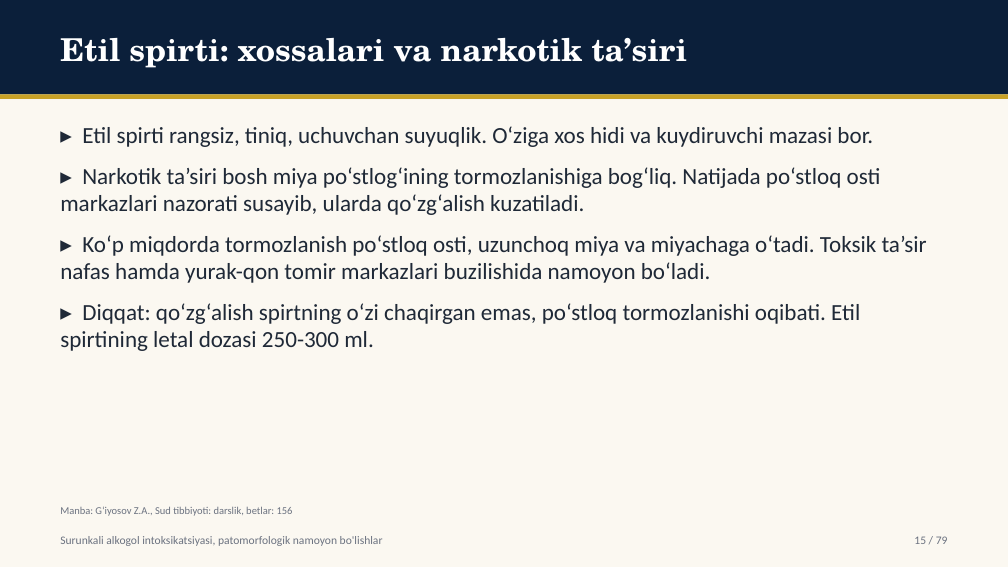
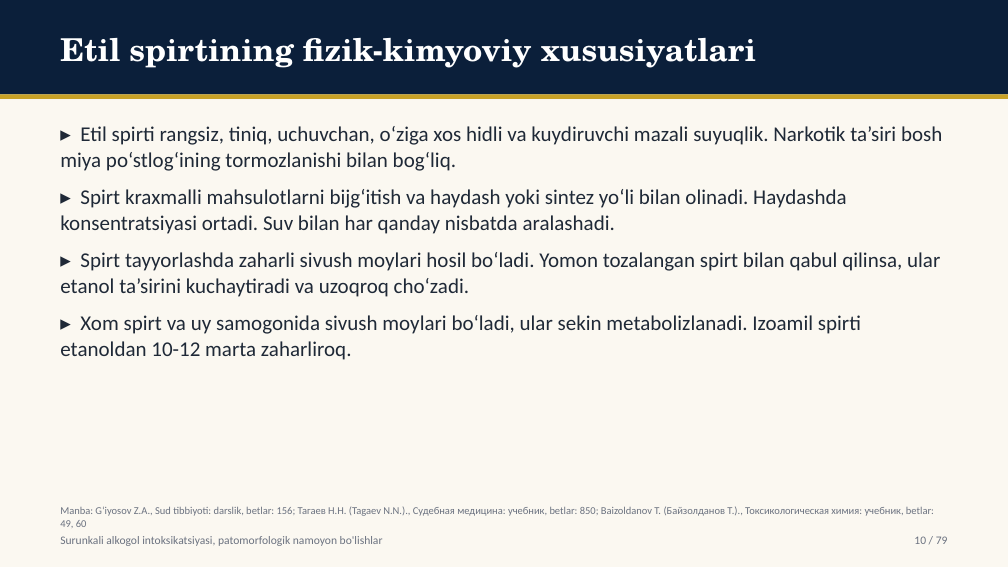
Before and after one commit to davlatsudekspert/forensic-expert, a slide deck: slide 10 of out/ktp26-u-43.pptx (slide 15 before the commit). Drawn at 1008x567 pixels with LibreOffice and Linux fonts; fonts in the diff are those of the drawing. Boxes give left, top, right and bottom in pixels: in the first picture for what was removed or moved away, otherwise in the second. Text is boxed around its words. In the diff, an @@ line names an element or a change of style, - is before the commit and + after.

```diff
--- a/out/ktp26-u-43.pptx
+++ b/out/ktp26-u-43.pptx
@@ text at box(60, 38, 757, 68): text changed @@
-Etil spirti: xossalari va narkotik ta’siri
+Etil spirtining fizik-kimyoviy xususiyatlari
@@ text at box(60, 126, 942, 360): text changed; size 22 to 20 pt @@
-▸ Etil spirti rangsiz, tiniq, uchuvchan suyuqlik. O‘ziga xos hidi va kuydiruvchi mazasi bor.
-▸ Narkotik ta’siri bosh miya po‘stlog‘ining tormozlanishiga bog‘liq. Natijada po‘stloq osti markazlari nazorati susayib, ularda qo‘zg‘alish kuzatiladi.
-▸ Ko‘p miqdorda tormozlanish po‘stloq osti, uzunchoq miya va miyachaga o‘tadi. Toksik ta’sir nafas hamda yurak-qon tomir markazlari buzilishida namoyon bo‘ladi.
-▸ Diqqat: qo‘zg‘alish spirtning o‘zi chaqirgan emas, po‘stloq tormozlanishi oqibati. Etil spirtining letal dozasi 250-300 ml.
+▸ Etil spirti rangsiz, tiniq, uchuvchan, o‘ziga xos hidli va kuydiruvchi mazali suyuqlik. Narkotik ta’siri bosh miya po‘stlog‘ining tormozlanishi bilan bog‘liq.
+▸ Spirt kraxmalli mahsulotlarni bijg‘itish va haydash yoki sintez yo‘li bilan olinadi. Haydashda konsentratsiyasi ortadi. Suv bilan har qanday nisbatda aralashadi.
+▸ Spirt tayyorlashda zaharli sivush moylari hosil bo‘ladi. Yomon tozalangan spirt bilan qabul qilinsa, ular etanol ta’sirini kuchaytiradi va uzoqroq cho‘zadi.
+▸ Xom spirt va uy samogonida sivush moylari bo‘ladi, ular sekin metabolizlanadi. Izoamil spirti etanoldan 10-12 marta zaharliroq.
@@ text at box(60, 506, 934, 528): text changed @@
-Manba: G‘iyosov Z.A., Sud tibbiyoti: darslik, betlar: 156
+Manba: G‘iyosov Z.A., Sud tibbiyoti: darslik, betlar: 156; Тагаев Н.Н. (Tagaev N.N.)., Судебная медицина: учебник, betlar: 850; Baizoldanov T. (Байзолданов Т.)., Токсикологическая химия: учебник, betlar: 49, 60
@@ text at box(914, 536, 948, 544): text changed @@
-15 / 79
+10 / 79
```
Also in this commit, not shown: 54 other slides changed, 22 slides added, 22 slides removed, 32 other files.
